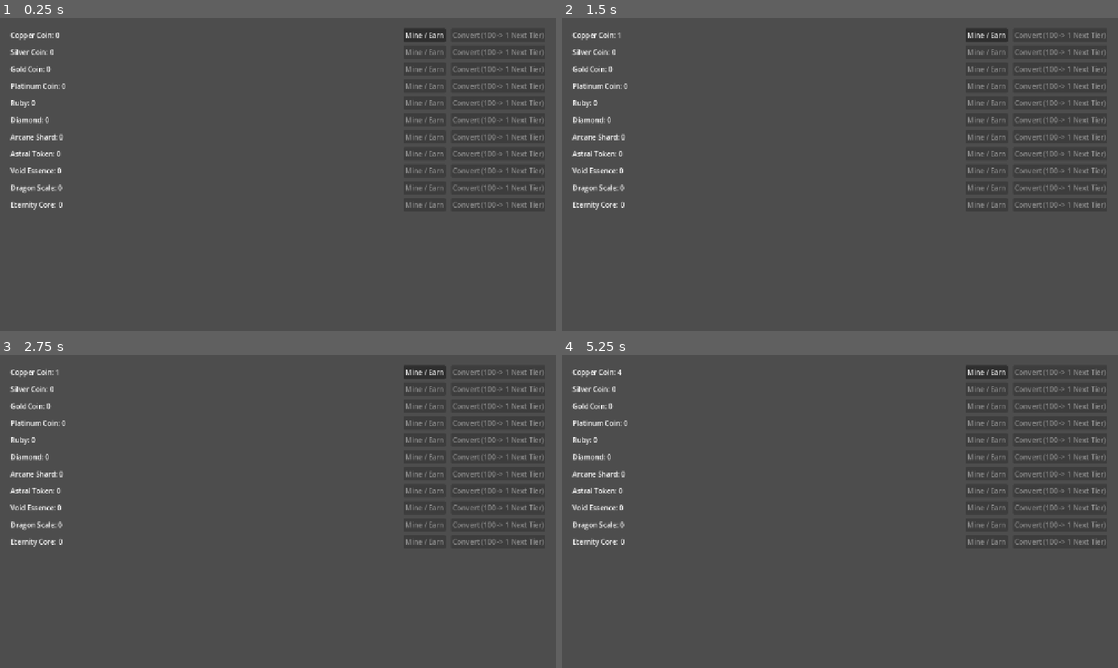
Above: before the commit, frames 1-4 (two rows, left to right).
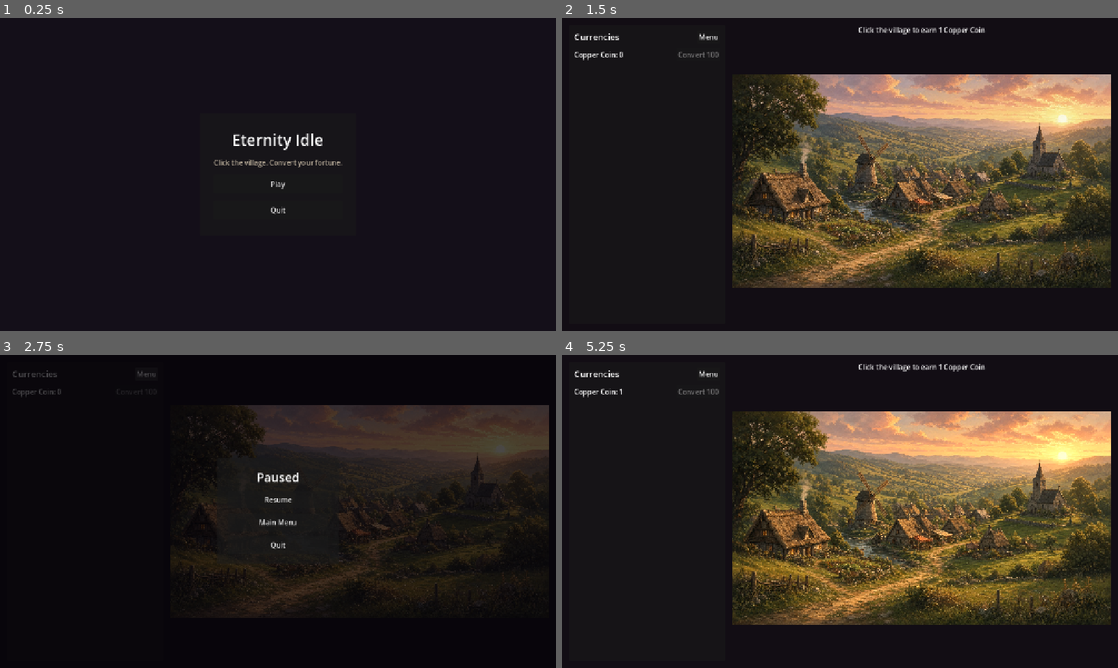
Above: after the commit, the same moments.

Repository: Aranha246/eternity-idle
Game: Godot game, scene res://scenes/main_menu.tscn
Same seed, same stepped clock (60 frames per second), same inputs: the game is played once before the commit and once after it. Before the commit the project starts from res://scenes/main_idle.tscn.
Inputs (mouse positions are in pixels of both pictures, inside the frame that each line leads up to):
- Up to frame 1 (0.25 s): no input
- Up to frame 2 (1.5 s): click (984, 33) at 0.5 s, where only the run before the commit has a clickable "Mine / Earn"; click (840, 183) at 1.25 s, where only the run after the commit has a clickable "Play"
- Up to frame 3 (2.75 s): click (144, 373) at 2 s, where only the run after the commit has a clickable "Menu"
- Up to frame 4 (5.25 s): click (840, 498) at 2.75 s, where only the run after the commit has a clickable "Resume"; click (984, 370) at 3.5 s, where only the run before the commit has a clickable "Mine / Earn"; click (984, 370) at 4.25 s, where only the run before the commit has a clickable "Mine / Earn"; tap Enter at 5 s; move the mouse to (962, 495) at 5.02 s; click (962, 495) at 5.17 s

The runs differ from the first frame. In frame 1, 100% of the frame differs, in the area x 0-100%, y 0-100%; in frame 2, 97%; in frame 3, 97%; in frame 4, 98%.

Commit message:
Add village clicking, currency unlocks, and a simple menu.
Copper is earned by clicking the village; higher tiers stay hidden until converted once.

Co-authored-by: Cursor <cursoragent@cursor.com>

Diff:
--- a/project.godot
+++ b/project.godot
@@ -8,12 +8,16 @@
 
 config_version=5
 
+[animation]
+
+compatibility/default_parent_skeleton_in_mesh_instance_3d=true
+
 [application]
 
 config/name="Eternity Idle"
 config/description="11-tier idle/clicker framework"
-run/main_scene="res://scenes/main_idle.tscn"
-config/features=PackedStringArray("4.3", "Forward Plus")
+run/main_scene="res://scenes/main_menu.tscn"
+config/features=PackedStringArray("4.7", "Forward Plus")
 config/icon="res://icon.svg"
 
 [autoload]
@@ -25,7 +29,3 @@
 window/size/viewport_width=1280
 window/size/viewport_height=720
 window/stretch/mode="canvas_items"
-
-[rendering]
-
-renderer/rendering_method="forward_plus"
--- a/scenes/main_idle.gd
+++ b/scenes/main_idle.gd
@@ -1,17 +1,47 @@
 extends Control
 
 const MINE_AMOUNT: float = 1.0
+const MENU_SCENE := "res://scenes/main_menu.tscn"
 
-@onready var _rows_container: VBoxContainer = $ScrollContainer/VBoxContainer
+@onready var _rows_container: VBoxContainer = $Root/CurrencyPanel/Margin/CurrencyVBox/ScrollContainer/VBoxContainer
+@onready var _village: TextureRect = $Root/VillageArea/VillageFrame/Village
+@onready var _menu_overlay: ColorRect = $MenuOverlay
+@onready var _hint_label: Label = $Root/VillageArea/HintLabel
 
 var _balance_labels: Dictionary = {}
 var _convert_buttons: Dictionary = {}
+var _rows: Dictionary = {}
 
 
 func _ready() -> void:
+	_menu_overlay.visible = false
 	_build_currency_rows()
 	GameManager.currency_changed.connect(_on_currency_changed)
+	GameManager.tier_unlocked.connect(_on_tier_unlocked)
+	_village.gui_input.connect(_on_village_gui_input)
 	_refresh_all_rows()
+
+
+func _unhandled_input(event: InputEvent) -> void:
+	if event.is_action_pressed("ui_cancel"):
+		_toggle_menu()
+		get_viewport().set_input_as_handled()
+
+
+func _on_village_gui_input(event: InputEvent) -> void:
+	if _menu_overlay.visible:
+		return
+	if event is InputEventMouseButton:
+		var mouse := event as InputEventMouseButton
+		if mouse.pressed and mouse.button_index == MOUSE_BUTTON_LEFT:
+			GameManager.add_currency(0, MINE_AMOUNT)
+			_pulse_village()
+
+
+func _pulse_village() -> void:
+	var tween := create_tween()
+	tween.tween_property(_village, "modulate", Color(1.12, 1.08, 0.92, 1), 0.05)
+	tween.tween_property(_village, "modulate", Color.WHITE, 0.12)
 
 
 func _build_currency_rows() -> void:
@@ -19,15 +49,19 @@
 		child.queue_free()
 	_balance_labels.clear()
 	_convert_buttons.clear()
+	_rows.clear()
 
 	for tier_index in GameManager.TIER_COUNT:
-		_rows_container.add_child(_create_currency_row(tier_index))
+		var row := _create_currency_row(tier_index)
+		_rows_container.add_child(row)
+		_rows[tier_index] = row
+		row.visible = GameManager.is_tier_unlocked(tier_index)
 
 
 func _create_currency_row(tier_index: int) -> Control:
 	var row := HBoxContainer.new()
 	row.name = "Tier%dRow" % tier_index
-	row.add_theme_constant_override("separation", 12)
+	row.add_theme_constant_override("separation", 8)
 
 	var label := Label.new()
 	label.name = "BalanceLabel"
@@ -36,28 +70,17 @@
 	row.add_child(label)
 	_balance_labels[tier_index] = label
 
-	var mine_button := Button.new()
-	mine_button.name = "MineButton"
-	mine_button.text = "Mine / Earn"
-	mine_button.disabled = tier_index != 0
-	mine_button.pressed.connect(_on_mine_pressed.bind(tier_index))
-	row.add_child(mine_button)
+	if tier_index < GameManager.TIER_COUNT - 1:
+		var convert_button := Button.new()
+		convert_button.name = "ConvertButton"
+		convert_button.text = "Convert 100"
+		convert_button.tooltip_text = "Exchange 100 into 1 of the next currency"
+		convert_button.pressed.connect(_on_convert_pressed.bind(tier_index))
+		row.add_child(convert_button)
+		_convert_buttons[tier_index] = convert_button
+		_update_convert_button(tier_index)
 
-	var convert_button := Button.new()
-	convert_button.name = "ConvertButton"
-	convert_button.text = "Convert (100 -> 1 Next Tier)"
-	convert_button.pressed.connect(_on_convert_pressed.bind(tier_index))
-	row.add_child(convert_button)
-	_convert_buttons[tier_index] = convert_button
-
-	_update_convert_button(tier_index)
 	return row
-
-
-func _on_mine_pressed(tier_index: int) -> void:
-	if tier_index != 0:
-		return
-	GameManager.add_currency(0, MINE_AMOUNT)
 
 
 func _on_convert_pressed(from_tier: int) -> void:
@@ -71,8 +94,20 @@
 		_update_convert_button(tier_index - 1)
 
 
+func _on_tier_unlocked(tier_index: int) -> void:
+	var row := _rows.get(tier_index) as Control
+	if row != null:
+		row.visible = true
+	_update_convert_button(tier_index)
+	if tier_index > 0:
+		_update_convert_button(tier_index - 1)
+
+
 func _refresh_all_rows() -> void:
 	for tier_index in GameManager.TIER_COUNT:
+		var row := _rows.get(tier_index) as Control
+		if row != null:
+			row.visible = GameManager.is_tier_unlocked(tier_index)
 		_update_balance_label(tier_index, GameManager.get_balance(tier_index))
 		_update_convert_button(tier_index)
 
@@ -102,3 +137,36 @@
 	if is_equal_approx(amount, round(amount)):
 		return str(int(round(amount)))
 	return "%.2f" % amount
+
+
+func _on_menu_button_pressed() -> void:
+	_open_menu()
+
+
+func _on_resume_pressed() -> void:
+	_close_menu()
+
+
+func _on_main_menu_pressed() -> void:
+	get_tree().change_scene_to_file(MENU_SCENE)
+
+
+func _on_quit_pressed() -> void:
+	get_tree().quit()
+
+
+func _toggle_menu() -> void:
+	if _menu_overlay.visible:
+		_close_menu()
+	else:
+		_open_menu()
+
+
+func _open_menu() -> void:
+	_menu_overlay.visible = true
+	_hint_label.visible = false
+
+
+func _close_menu() -> void:
+	_menu_overlay.visible = false
+	_hint_label.visible = true
--- a/scenes/main_idle.tscn
+++ b/scenes/main_idle.tscn
@@ -1,6 +1,7 @@
-[gd_scene load_steps=2 format=3 uid="uid://b8idle11tier01"]
+[gd_scene load_steps=3 format=3 uid="uid://b8idle11tier01"]
 
 [ext_resource type="Script" path="res://scenes/main_idle.gd" id="1_main"]
+[ext_resource type="Texture2D" path="res://assets/village.jpg" id="2_village"]
 
 [node name="MainIdle" type="Control"]
 layout_mode = 3
@@ -11,21 +12,144 @@
 grow_vertical = 2
 script = ExtResource("1_main")
 
-[node name="ScrollContainer" type="ScrollContainer" parent="."]
+[node name="Backdrop" type="ColorRect" parent="."]
 layout_mode = 1
 anchors_preset = 15
 anchor_right = 1.0
 anchor_bottom = 1.0
-offset_left = 24.0
-offset_top = 24.0
-offset_right = -24.0
-offset_bottom = -24.0
 grow_horizontal = 2
 grow_vertical = 2
+mouse_filter = 2
+color = Color(0.07, 0.05, 0.08, 1)
+
+[node name="Root" type="HBoxContainer" parent="."]
+layout_mode = 1
+anchors_preset = 15
+anchor_right = 1.0
+anchor_bottom = 1.0
+offset_left = 16.0
+offset_top = 16.0
+offset_right = -16.0
+offset_bottom = -16.0
+grow_horizontal = 2
+grow_vertical = 2
+theme_override_constants/separation = 16
+
+[node name="CurrencyPanel" type="PanelContainer" parent="Root"]
+custom_minimum_size = Vector2(360, 0)
+layout_mode = 2
+
+[node name="Margin" type="MarginContainer" parent="Root/CurrencyPanel"]
+layout_mode = 2
+theme_override_constants/margin_left = 12
+theme_override_constants/margin_top = 12
+theme_override_constants/margin_right = 12
+theme_override_constants/margin_bottom = 12
+
+[node name="CurrencyVBox" type="VBoxContainer" parent="Root/CurrencyPanel/Margin"]
+layout_mode = 2
+theme_override_constants/separation = 10
+
+[node name="Header" type="HBoxContainer" parent="Root/CurrencyPanel/Margin/CurrencyVBox"]
+layout_mode = 2
+
+[node name="Title" type="Label" parent="Root/CurrencyPanel/Margin/CurrencyVBox/Header"]
+layout_mode = 2
+size_flags_horizontal = 3
+theme_override_font_sizes/font_size = 20
+text = "Currencies"
+
+[node name="MenuButton" type="Button" parent="Root/CurrencyPanel/Margin/CurrencyVBox/Header"]
+layout_mode = 2
+text = "Menu"
+
+[node name="ScrollContainer" type="ScrollContainer" parent="Root/CurrencyPanel/Margin/CurrencyVBox"]
+layout_mode = 2
+size_flags_vertical = 3
 horizontal_scroll_mode = 0
 
-[node name="VBoxContainer" type="VBoxContainer" parent="ScrollContainer"]
+[node name="VBoxContainer" type="VBoxContainer" parent="Root/CurrencyPanel/Margin/CurrencyVBox/ScrollContainer"]
 layout_mode = 2
 size_flags_horizontal = 3
+theme_override_constants/separation = 8
+
+[node name="VillageArea" type="VBoxContainer" parent="Root"]
+layout_mode = 2
+size_flags_horizontal = 3
+theme_override_constants/separation = 8
+
+[node name="HintLabel" type="Label" parent="Root/VillageArea"]
+layout_mode = 2
+text = "Click the village to earn 1 Copper Coin"
+horizontal_alignment = 1
+
+[node name="VillageFrame" type="AspectRatioContainer" parent="Root/VillageArea"]
+layout_mode = 2
 size_flags_vertical = 3
-theme_override_constants/separation = 8
+ratio = 1.7778
+
+[node name="Village" type="TextureRect" parent="Root/VillageArea/VillageFrame"]
+layout_mode = 2
+mouse_default_cursor_shape = 2
+texture = ExtResource("2_village")
+expand_mode = 1
+stretch_mode = 6
+
+[node name="MenuOverlay" type="ColorRect" parent="."]
+visible = false
+layout_mode = 1
+anchors_preset = 15
+anchor_right = 1.0
+anchor_bottom = 1.0
+grow_horizontal = 2
+grow_vertical = 2
+color = Color(0.02, 0.01, 0.03, 0.72)
+
+[node name="Center" type="CenterContainer" parent="MenuOverlay"]
+layout_mode = 1
+anchors_preset = 15
+anchor_right = 1.0
+anchor_bottom = 1.0
+grow_horizontal = 2
+grow_vertical = 2
+
+[node name="Panel" type="PanelContainer" parent="MenuOverlay/Center"]
+custom_minimum_size = Vector2(280, 220)
+layout_mode = 2
+
+[node name="Margin" type="MarginContainer" parent="MenuOverlay/Center/Panel"]
+layout_mode = 2
+theme_override_constants/margin_left = 24
+theme_override_constants/margin_top = 24
+theme_override_constants/margin_right = 24
+theme_override_constants/margin_bottom = 24
+
+[node name="VBox" type="VBoxContainer" parent="MenuOverlay/Center/Panel/Margin"]
+layout_mode = 2
+theme_override_constants/separation = 12
+
+[node name="PausedLabel" type="Label" parent="MenuOverlay/Center/Panel/Margin/VBox"]
+layout_mode = 2
+theme_override_font_sizes/font_size = 28
+text = "Paused"
+horizontal_alignment = 1
+
+[node name="ResumeButton" type="Button" parent="MenuOverlay/Center/Panel/Margin/VBox"]
+custom_minimum_size = Vector2(0, 40)
+layout_mode = 2
+text = "Resume"
+
+[node name="MainMenuButton" type="Button" parent="MenuOverlay/Center/Panel/Margin/VBox"]
+custom_minimum_size = Vector2(0, 40)
+layout_mode = 2
+text = "Main Menu"
+
+[node name="QuitButton" type="Button" parent="MenuOverlay/Center/Panel/Margin/VBox"]
+custom_minimum_size = Vector2(0, 40)
+layout_mode = 2
+text = "Quit"
+
+[connection signal="pressed" from="Root/CurrencyPanel/Margin/CurrencyVBox/Header/MenuButton" to="." method="_on_menu_button_pressed"]
+[connection signal="pressed" from="MenuOverlay/Center/Panel/Margin/VBox/ResumeButton" to="." method="_on_resume_pressed"]
+[connection signal="pressed" from="MenuOverlay/Center/Panel/Margin/VBox/MainMenuButton" to="." method="_on_main_menu_pressed"]
+[connection signal="pressed" from="MenuOverlay/Center/Panel/Margin/VBox/QuitButton" to="." method="_on_quit_pressed"]
--- /dev/null
+++ b/scenes/main_menu.gd
@@ -0,0 +1,11 @@
+extends Control
+
+const GAME_SCENE := "res://scenes/main_idle.tscn"
+
+
+func _on_play_pressed() -> void:
+	get_tree().change_scene_to_file(GAME_SCENE)
+
+
+func _on_quit_pressed() -> void:
+	get_tree().quit()
--- /dev/null
+++ b/scenes/main_menu.tscn
@@ -0,0 +1,71 @@
+[gd_scene load_steps=2 format=3 uid="uid://cmenu11eternity"]
+
+[ext_resource type="Script" path="res://scenes/main_menu.gd" id="1_menu"]
+
+[node name="MainMenu" type="Control"]
+layout_mode = 3
+anchors_preset = 15
+anchor_right = 1.0
+anchor_bottom = 1.0
+grow_horizontal = 2
+grow_vertical = 2
+script = ExtResource("1_menu")
+
+[node name="Backdrop" type="ColorRect" parent="."]
+layout_mode = 1
+anchors_preset = 15
+anchor_right = 1.0
+anchor_bottom = 1.0
+grow_horizontal = 2
+grow_vertical = 2
+color = Color(0.08, 0.06, 0.1, 1)
+
+[node name="Center" type="CenterContainer" parent="."]
+layout_mode = 1
+anchors_preset = 15
+anchor_right = 1.0
+anchor_bottom = 1.0
+grow_horizontal = 2
+grow_vertical = 2
+
+[node name="Panel" type="PanelContainer" parent="Center"]
+custom_minimum_size = Vector2(360, 280)
+layout_mode = 2
+
+[node name="Margin" type="MarginContainer" parent="Center/Panel"]
+layout_mode = 2
+theme_override_constants/margin_left = 32
+theme_override_constants/margin_top = 32
+theme_override_constants/margin_right = 32
+theme_override_constants/margin_bottom = 32
+
+[node name="VBox" type="VBoxContainer" parent="Center/Panel/Margin"]
+layout_mode = 2
+theme_override_constants/separation = 16
+alignment = 1
+
+[node name="Title" type="Label" parent="Center/Panel/Margin/VBox"]
+layout_mode = 2
+theme_override_font_sizes/font_size = 36
+text = "Eternity Idle"
+horizontal_alignment = 1
+
+[node name="Subtitle" type="Label" parent="Center/Panel/Margin/VBox"]
+layout_mode = 2
+theme_override_colors/font_color = Color(0.75, 0.7, 0.62, 1)
+text = "Click the village. Convert your fortune."
+horizontal_alignment = 1
+autowrap_mode = 2
+
+[node name="PlayButton" type="Button" parent="Center/Panel/Margin/VBox"]
+custom_minimum_size = Vector2(0, 44)
+layout_mode = 2
+text = "Play"
+
+[node name="QuitButton" type="Button" parent="Center/Panel/Margin/VBox"]
+custom_minimum_size = Vector2(0, 44)
+layout_mode = 2
+text = "Quit"
+
+[connection signal="pressed" from="Center/Panel/Margin/VBox/PlayButton" to="." method="_on_play_pressed"]
+[connection signal="pressed" from="Center/Panel/Margin/VBox/QuitButton" to="." method="_on_quit_pressed"]
--- a/scripts/game_manager.gd
+++ b/scripts/game_manager.gd
@@ -1,6 +1,7 @@
 extends Node
 
 signal currency_changed(tier_index: int, new_amount: float)
+signal tier_unlocked(tier_index: int)
 
 const CURRENCY_NAMES: PackedStringArray = [
 	"Copper Coin",
@@ -21,6 +22,8 @@
 
 ## Maps currency index (0 to 10) to the current float balance.
 var currencies: Dictionary = {}
+## Maps currency index to whether its UI row is visible.
+var unlocked_tiers: Dictionary = {}
 
 
 func _ready() -> void:
@@ -29,8 +32,9 @@
 
 func _initialize_currencies() -> void:
 	for tier_index in TIER_COUNT:
-		# Every tier, including Copper Coin (tier 0), starts at 0.0.
 		currencies[tier_index] = 0.0
+		# Copper Coin is available from the start; every other tier is locked.
+		unlocked_tiers[tier_index] = tier_index == 0
 
 
 func get_currency_name(tier_index: int) -> String:
@@ -45,8 +49,16 @@
 	return float(currencies.get(tier_index, 0.0))
 
 
+func is_tier_unlocked(tier_index: int) -> bool:
+	if not _is_valid_tier(tier_index):
+		return false
+	return bool(unlocked_tiers.get(tier_index, false))
+
+
 func can_convert(from_tier: int) -> bool:
 	if not _is_valid_tier(from_tier):
+		return false
+	if not is_tier_unlocked(from_tier):
 		return false
 	if not _is_valid_tier(from_tier + 1):
 		return false
@@ -80,12 +92,24 @@
 	var next_tier := from_tier + 1
 	if not _is_valid_tier(from_tier) or not _is_valid_tier(next_tier):
 		return false
+	if not is_tier_unlocked(from_tier):
+		return false
 	if get_balance(from_tier) < CONVERSION_RATE:
 		return false
 	if not spend_currency(from_tier, CONVERSION_RATE):
 		return false
 	add_currency(next_tier, 1.0)
+	_unlock_tier(next_tier)
 	return true
+
+
+func _unlock_tier(tier_index: int) -> void:
+	if not _is_valid_tier(tier_index):
+		return
+	if is_tier_unlocked(tier_index):
+		return
+	unlocked_tiers[tier_index] = true
+	tier_unlocked.emit(tier_index)
 
 
 func _is_valid_tier(tier_index: int) -> bool:
Binary file added: assets/village.jpg
Not shown, added: scenes/main_idle.gd.uid
Not shown, added: scripts/game_manager.gd.uid
